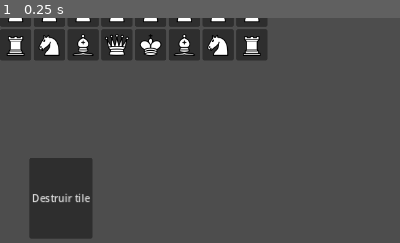
Above: before the commit, frame 1.
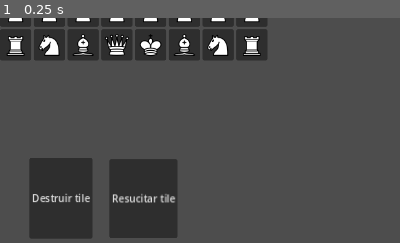
Above: after the commit, the same moment.

Repository: Laia-ar/ajedecks
Game: Godot game, scene res://board.tscn
The game is run twice, just before and just after one commit, with the same random seed, the same clock (stepped at 60 frames per second) and the same inputs.
Inputs:
- Up to frame 1 (0.25 s): no input
The pictures show only the part of the screen within x 0-50%, y 50-100%; the shares and areas given below are measured in that part.

The runs differ from the first frame. In frame 1, 5.7% of the frame differs, in the area x 27-45%, y 62-98%.

Commit message:
construct tile

Diff:
--- a/board.tscn
+++ b/board.tscn
@@ -10,6 +10,7 @@
 [ext_resource type="PackedScene" uid="uid://yqfgmt234xui" path="res://ChessScenes/king.tscn" id="8_vvr6q"]
 [ext_resource type="Script" path="res://game_win.gd" id="9_ww6wk"]
 [ext_resource type="Script" path="res://card_destroy_tile.gd" id="10_pisxf"]
+[ext_resource type="Script" path="res://card_revive_tile.gd" id="11_a1ga0"]
 
 [node name="Board" type="Control"]
 layout_mode = 3
@@ -87,6 +88,18 @@
 BoardPath = NodePath("..")
 FlowPath = NodePath("../Flow")
 
+[node name="ReviveTileCard" type="Button" parent="."]
+layout_mode = 1
+anchors_preset = -1
+anchor_left = 4.375
+anchor_top = 14.65
+anchor_right = 6.825
+anchor_bottom = 17.8
+offset_bottom = -6.10352e-05
+script = ExtResource("11_a1ga0")
+BoardPath = NodePath("..")
+FlowPath = NodePath("../Flow")
+
 [connection signal="GameWin" from="." to="GameWin" method="_on_board_game_win"]
 [connection signal="SendLocation" from="Flow" to="." method="_on_flow_send_location"]
 [connection signal="pressed" from="Promotion/Rook" to="." method="FinalizePromotion" binds= ["Rook"]]
--- a/card_destroy_tile.gd
+++ b/card_destroy_tile.gd
@@ -10,8 +10,6 @@
 
 # Estamos esperando que el jugador elija una tile?
 var SelectingTile: bool = false
-# La carta ya fue usada?
-var Used: bool = false
 
 func _ready():
 	text = "Destruir tile"
@@ -20,8 +18,6 @@
 	Flow.SendLocation.connect(_on_tile_clicked)
 
 func _on_pressed():
-	if Used:
-		return
 	SelectingTile = !SelectingTile  # Toggle: si la apretás de nuevo, cancelás
 	if SelectingTile:
 		text = "Elegí una tile vacía..."
@@ -29,7 +25,7 @@
 		text = "Destruir tile"
 
 func _on_tile_clicked(Location: String):
-	if not SelectingTile or Used:
+	if not SelectingTile:
 		return
 
 	var cell = Flow.get_node(Location)
@@ -42,12 +38,7 @@
 
 	# Destruir la tile
 	Board.DestroyedTiles[Location] = true
-	cell.modulate = Color(0.1, 0.1, 0.1, 0.5)  # gris oscuro semitransparente
-	cell.disabled = true
-	cell.focus_mode = Control.FOCUS_NONE
+	cell.modulate = Color(0.1, 0.1, 0.1, 0.5)
 
-	# Marcar la carta como usada
-	Used = true
 	SelectingTile = false
-	text = "Carta usada"
-	disabled = true
+	text = "Destruir tile"
--- /dev/null
+++ b/card_revive_tile.gd
@@ -0,0 +1,38 @@
+extends Button
+
+@export var BoardPath: NodePath
+@export var FlowPath: NodePath
+
+@onready var Board = get_node(BoardPath)
+@onready var Flow = get_node(FlowPath)
+
+var SelectingTile: bool = false
+
+func _ready():
+	text = "Resucitar tile"
+	pressed.connect(_on_pressed)
+	Flow.SendLocation.connect(_on_tile_clicked)
+
+func _on_pressed():
+	SelectingTile = !SelectingTile
+	if SelectingTile:
+		text = "Elegí una tile destruida..."
+	else:
+		text = "Resucitar tile"
+
+func _on_tile_clicked(Location: String):
+	if not SelectingTile:
+		return
+
+	# Solo se puede resucitar si está destruida
+	if not Board.DestroyedTiles.has(Location):
+		return
+
+	var cell = Flow.get_node(Location)
+
+	# Resucitar la tile
+	Board.DestroyedTiles.erase(Location)
+	cell.modulate = Color(1, 1, 1, 1)
+
+	SelectingTile = false
+	text = "Reconstruir tile"
Not shown: 1 places in board.tscn that only renumber resources
